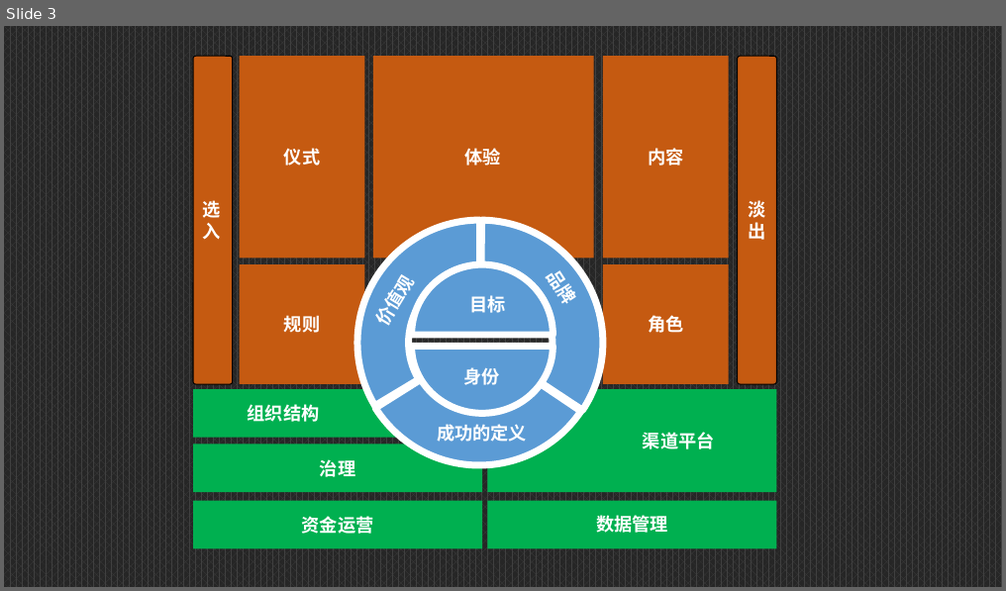
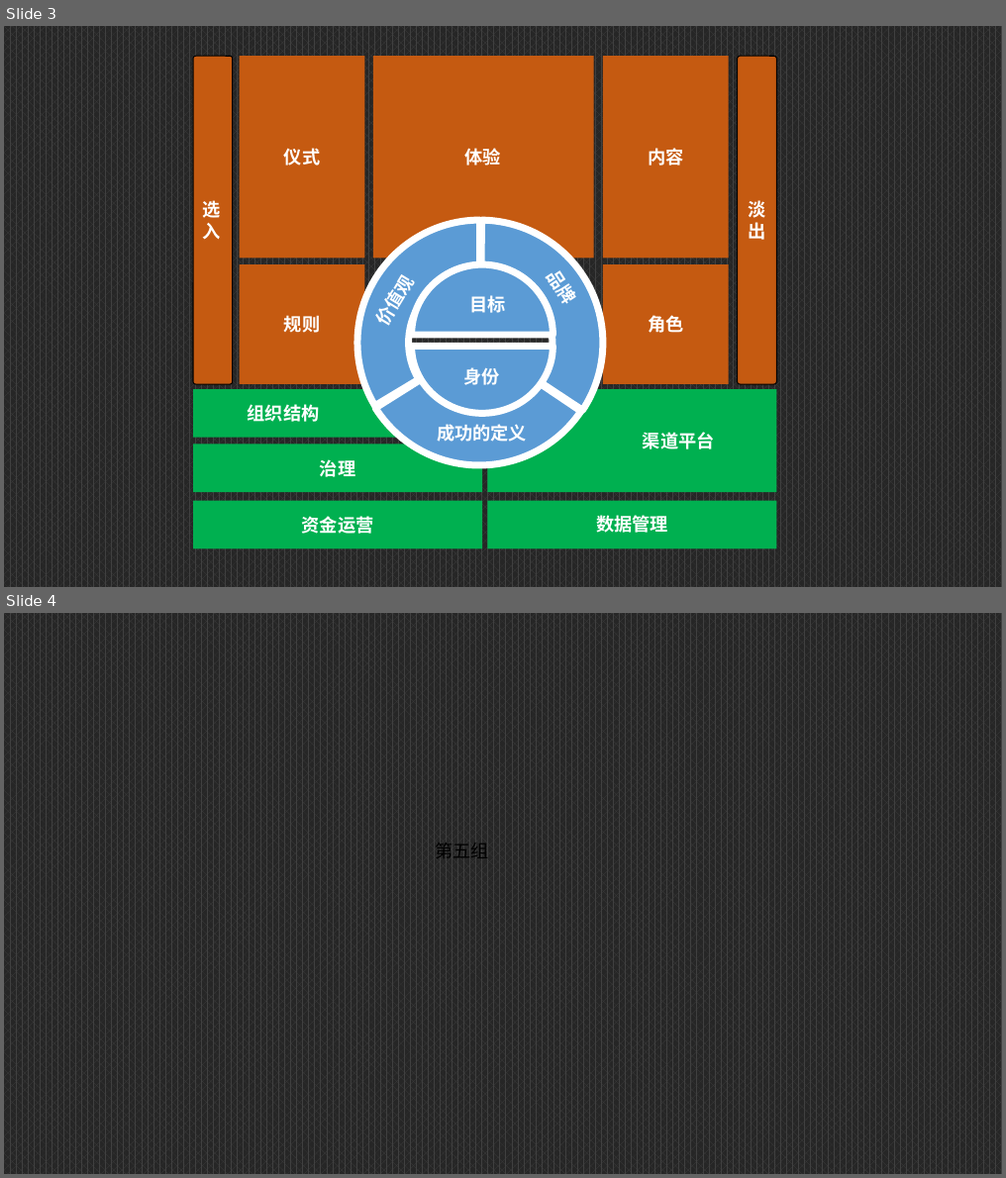
Before and after one commit to Tisingdeng/2017-TSINGHUA-MEM-Group5, a slide deck: 15日晨会汇报.pptx. Shown one above the other, each under a label of ours: slide 3 before the commit, slides 3 and 4 after it. The pictures are 1006x591 and 1006x1178 pixels, drawn with LibreOffice and Linux fonts; fonts in the diff are those of the drawing. Boxes give left, top, right and bottom in pixels: in the first picture for what was removed or moved away, otherwise in the second. Text is boxed around its words. In the diff, an @@ line names an element or a change of style, - is before the commit and + after.

```diff
--- a/15日晨会汇报.pptx
+++ b/15日晨会汇报.pptx
@@ slide 4 added at [4, 613, 1002, 1174], background pattern #404040 on #262626 @@
@@ text added at [435, 837, 489, 862], 13 pt, text #000000 @@
+第五组
```
Also in this commit, not shown: 1 slide removed.
